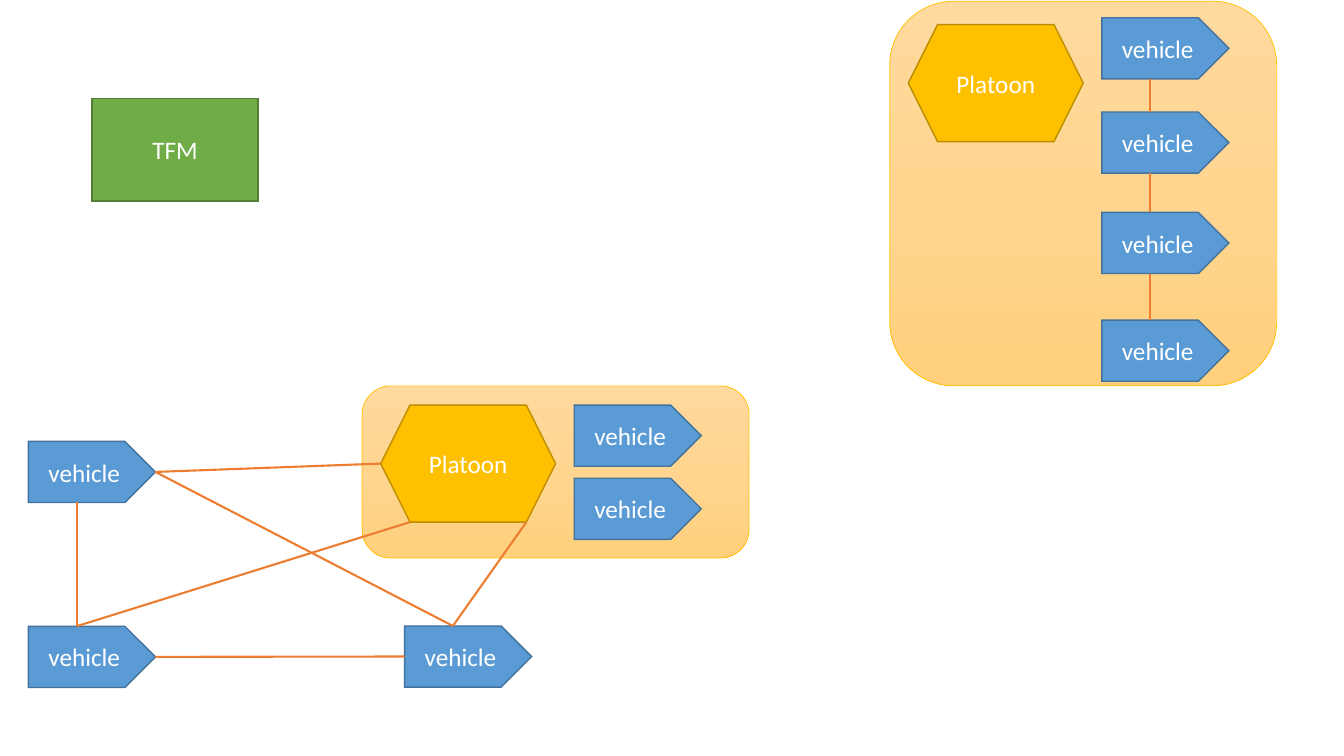
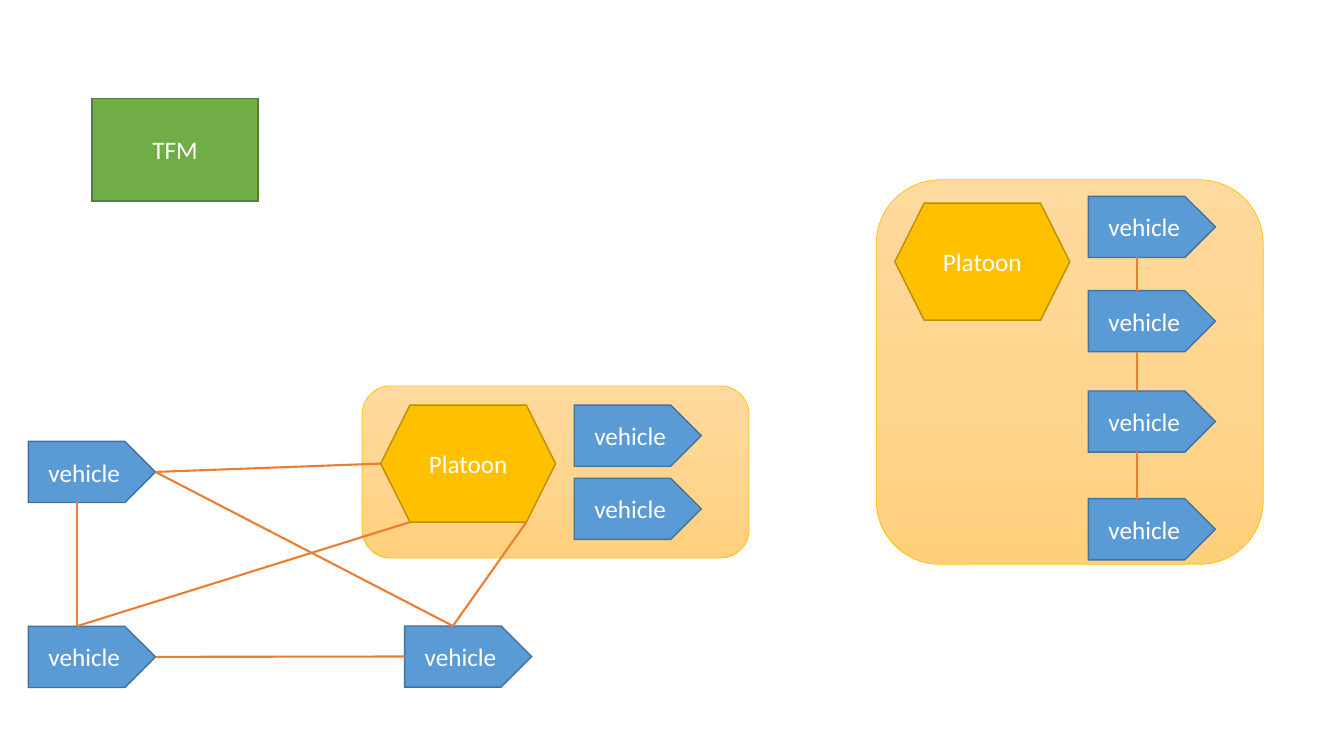
Before and after one commit to HJReachability/UTM, a slide deck: slide 5 of docs/Airspace Structure.pptx. Drawn at 1344x756 pixels with LibreOffice and Linux fonts; fonts in the diff are those of the drawing. Boxes give left, top, right and bottom in pixels: in the first picture for what was removed or moved away, otherwise in the second. Text is boxed around its words. In the diff, an @@ line names an element or a change of style, - is before the commit and + after.

```diff
--- a/docs/Airspace Structure.pptx
+++ b/docs/Airspace Structure.pptx
@@ 4 pentagon arrows, 3 lines, 1 hexagon, 1 rounded rectangle moved together from (x1=890, y1=1, x2=1277, y2=386) to (x1=876, y1=179, x2=1263, y2=565) @@
```
Also in this commit, not shown: 1 other slide changed, 4 other files.
